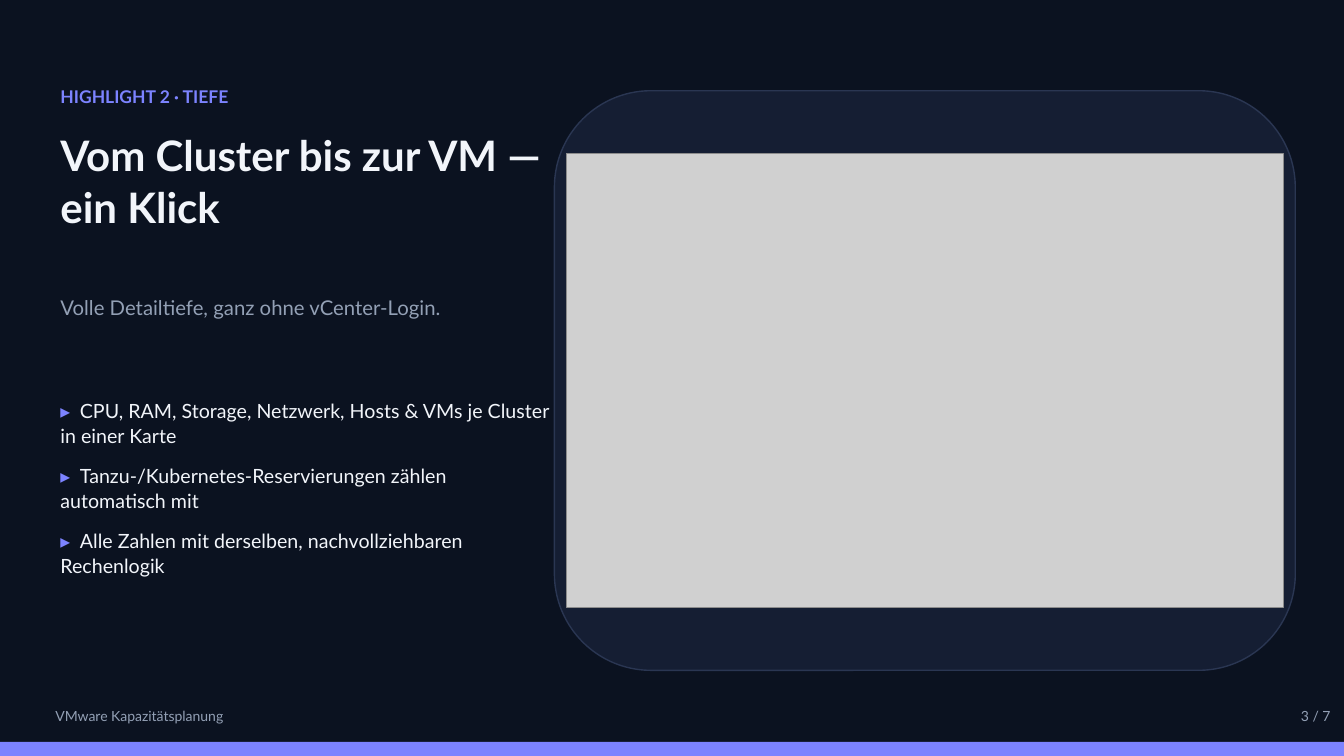
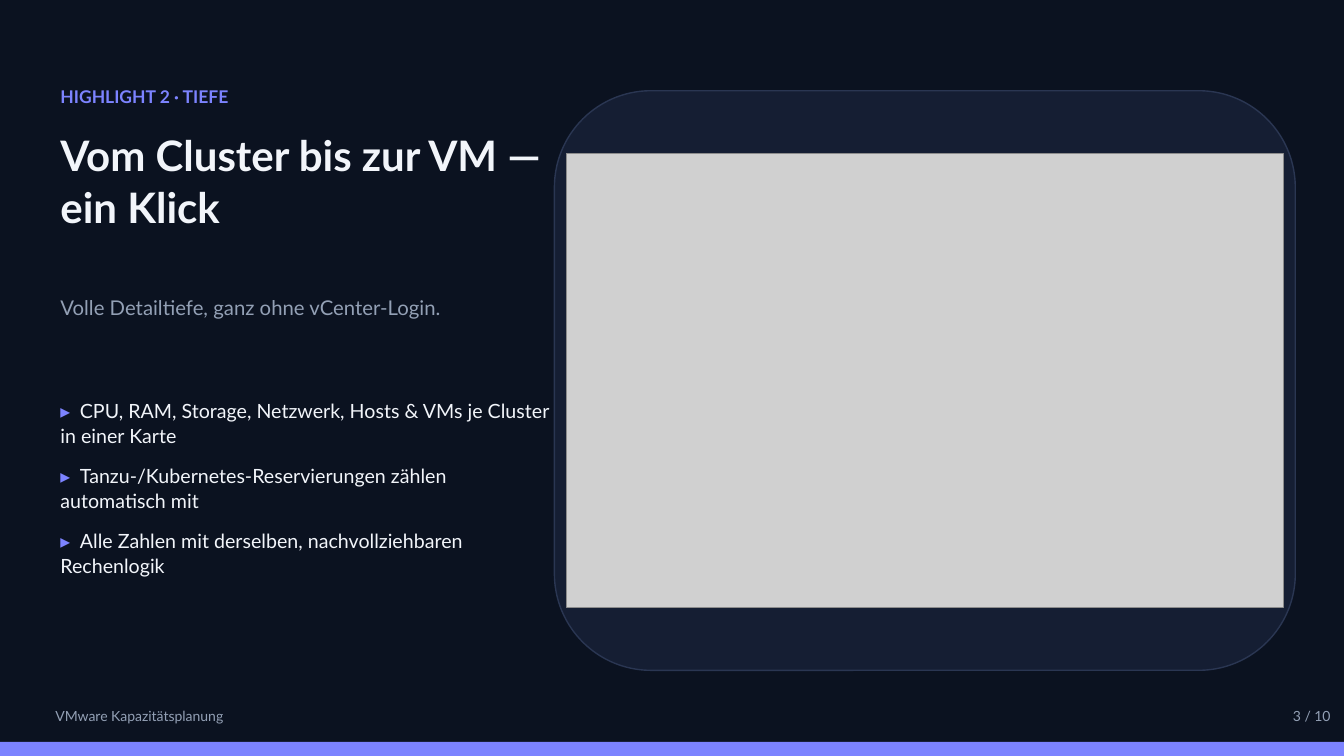
Before and after one commit to marcobockelbrink/vmware, a slide deck: slide 3 of docs/praesentation/VMware-Kapazitaetsplanung.pptx. Drawn at 1344x756 pixels with LibreOffice and Linux fonts; fonts in the diff are those of the drawing; grey boxes stand for pictures. Boxes give left, top, right and bottom in pixels: in the first picture for what was removed or moved away, otherwise in the second. Text is boxed around its words. In the diff, an @@ line names an element or a change of style, - is before the commit and + after.

```diff
--- a/docs/praesentation/VMware-Kapazitaetsplanung.pptx
+++ b/docs/praesentation/VMware-Kapazitaetsplanung.pptx
@@ text at (x1=1293, y1=711, x2=1330, y2=721): text changed @@
-3 / 7
+3 / 10
```
Also in this commit, not shown: 6 other slides changed, 3 slides added, 5 other files.
